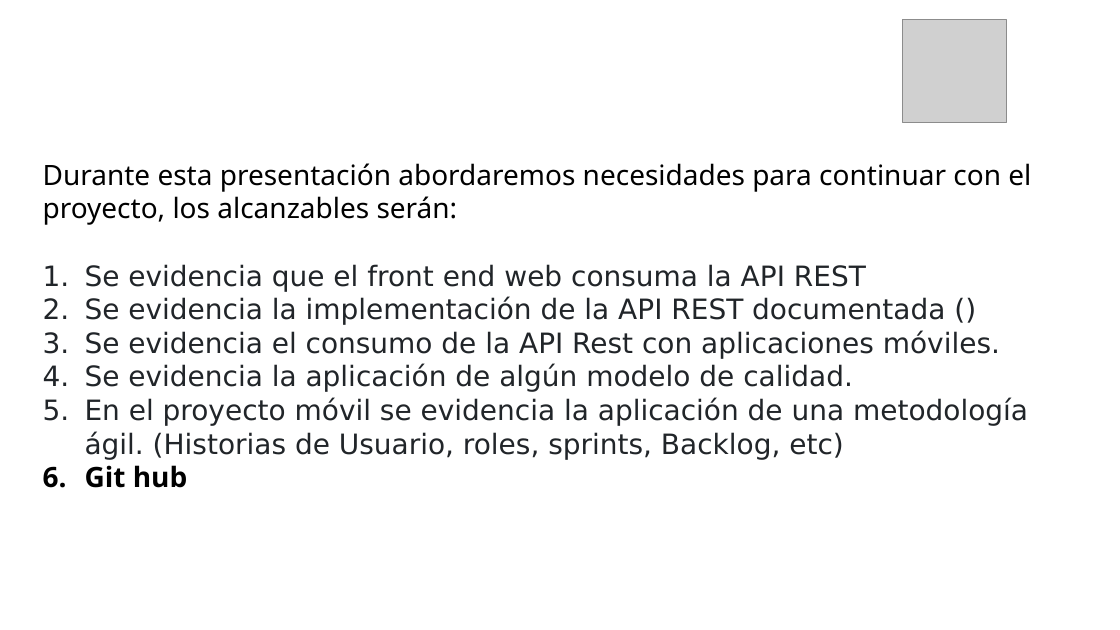
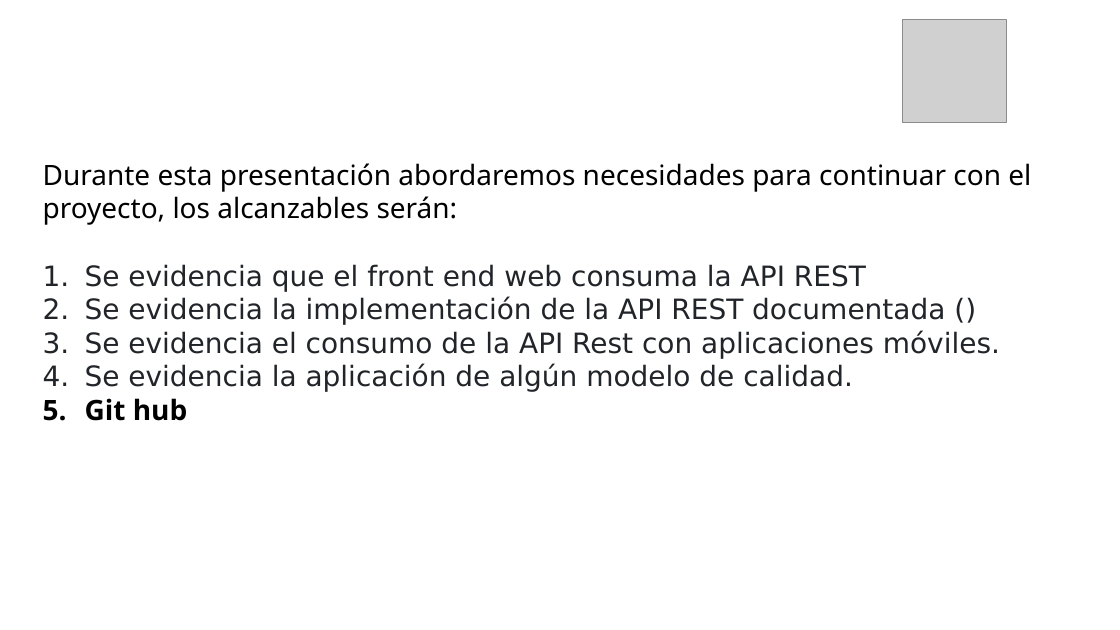
Before and after one commit to SotfwareTeam/Pteamgtecno, a slide deck: slide 6 of Proyecto/TRIMESTRE 4/Contextualización del Proyecto.pptx. Drawn at 1120x630 pixels with LibreOffice and Linux fonts; fonts in the diff are those of the drawing; grey boxes stand for pictures; background and template pictures are left out. Boxes give left, top, right and bottom in pixels: in the first picture for what was removed or moved away, otherwise in the second. Text is boxed around its words. In the diff, an @@ line names an element or a change of style, - is before the commit and + after.

```diff
--- a/Proyecto/TRIMESTRE 4/Contextualización del Proyecto.pptx
+++ b/Proyecto/TRIMESTRE 4/Contextualización del Proyecto.pptx
@@ text at bbox=[85, 398, 1028, 460]: paragraph removed @@
-5. En el proyecto móvil se evidencia la aplicación de una metodología ágil. (Historias de Usuario, roles, sprints, Backlog, etc)
```
Also in this commit, not shown: 5 other slides changed, 1 slide removed, 9 other files.
